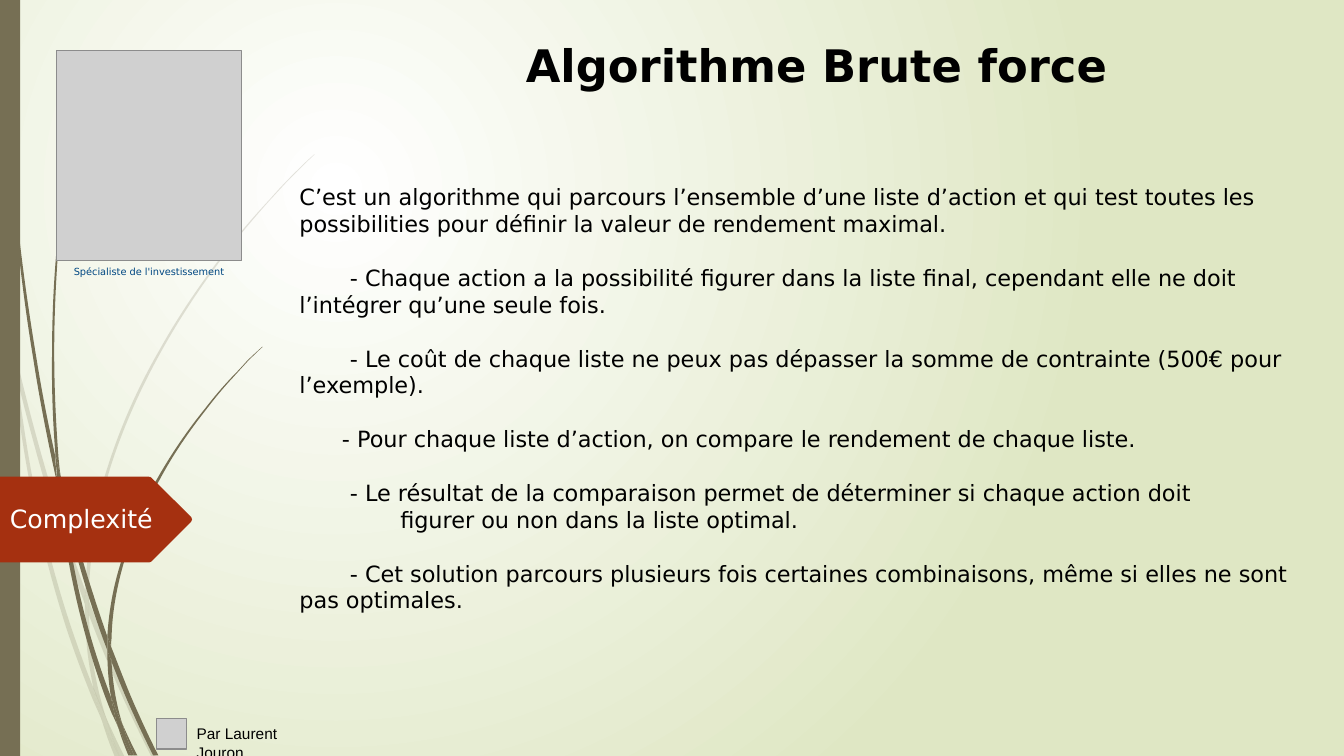
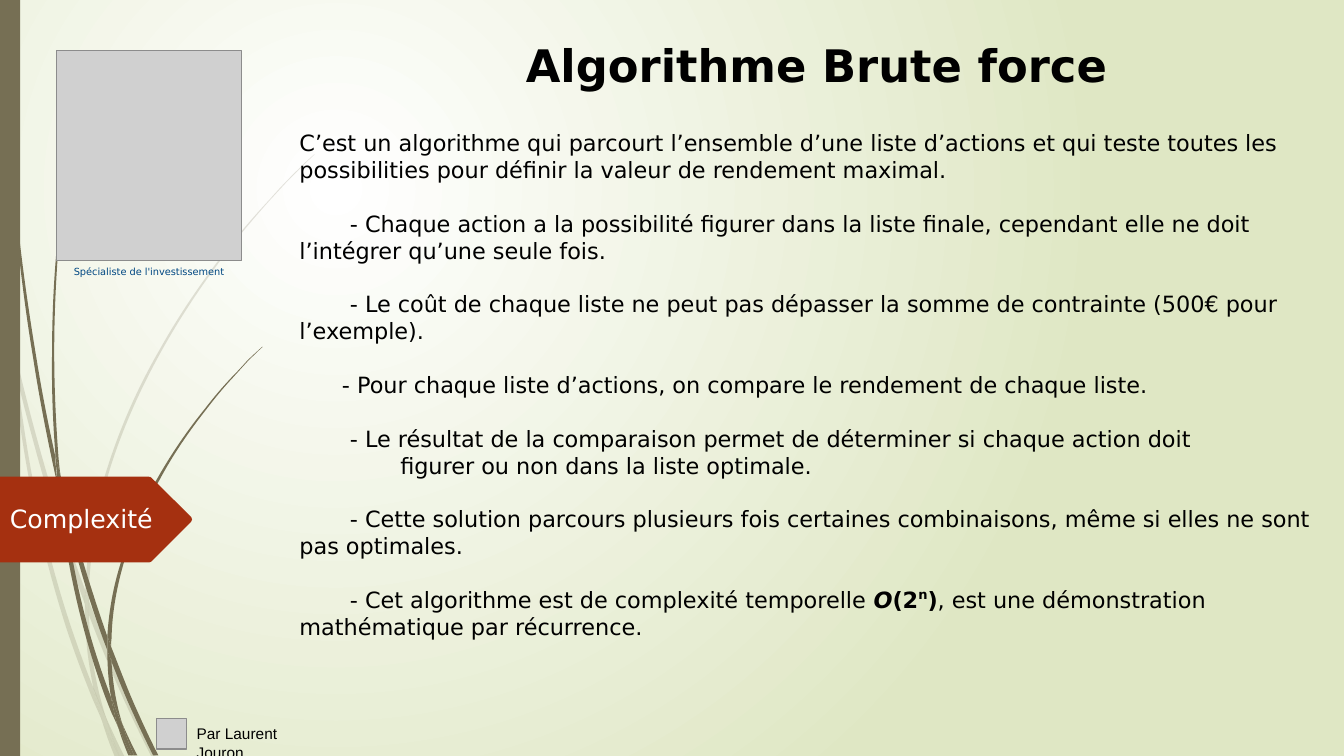
Before and after one commit to LaurentJouron/Python_algo_invest_trade, a slide deck: slide 4 of pptx/algo invest.pptx. Drawn at 1344x756 pixels with LibreOffice and Linux fonts; fonts in the diff are those of the drawing; grey boxes stand for pictures. Boxes give left, top, right and bottom in pixels: in the first picture for what was removed or moved away, otherwise in the second. Text is boxed around its words. In the diff, an @@ line names an element or a change of style, - is before the commit and + after.

```diff
--- a/pptx/algo invest.pptx
+++ b/pptx/algo invest.pptx
@@ text "C’est un algorithme qui parcourt ...": place and size @@
-text "C’est un algorithme qui parcourt ..." at box(299, 188, 1287, 613)
+text "C’est un algorithme qui parcourt ..." at box(299, 134, 1309, 640)
@@ text at box(299, 134, 1277, 398): text changed @@
-C’est un algorithme qui parcours l’ensemble d’une liste d’action et qui test toutes les possibilities pour définir la valeur de rendement maximal.
-- Chaque action a la possibilité figurer dans la liste final, cependant elle ne doit l’intégrer qu’une seule fois.
-- Le coût de chaque liste ne peux pas dépasser la somme de contrainte (500€ pour l’exemple).
-- Pour chaque liste d’action, on compare le rendement de chaque liste.
+C’est un algorithme qui parcourt l’ensemble d’une liste d’actions et qui teste toutes les possibilities pour définir la valeur de rendement maximal.
+- Chaque action a la possibilité figurer dans la liste finale, cependant elle ne doit l’intégrer qu’une seule fois.
+- Le coût de chaque liste ne peut pas dépasser la somme de contrainte (500€ pour l’exemple).
+- Pour chaque liste d’actions, on compare le rendement de chaque liste.
@@ text at box(299, 457, 1309, 640): text changed @@
-figurer ou non dans la liste optimal.
-- Cet solution parcours plusieurs fois certaines combinaisons, même si elles ne sont pas optimales.
+figurer ou non dans la liste optimale.
+- Cette solution parcours plusieurs fois certaines combinaisons, même si elles ne sont pas optimales.
+- Cet algorithme est de complexité temporelle O(2n), est une démonstration mathématique par récurrence.
```
Also in this commit, not shown: 6 other slides changed, 2 slides added, 3 other files.
